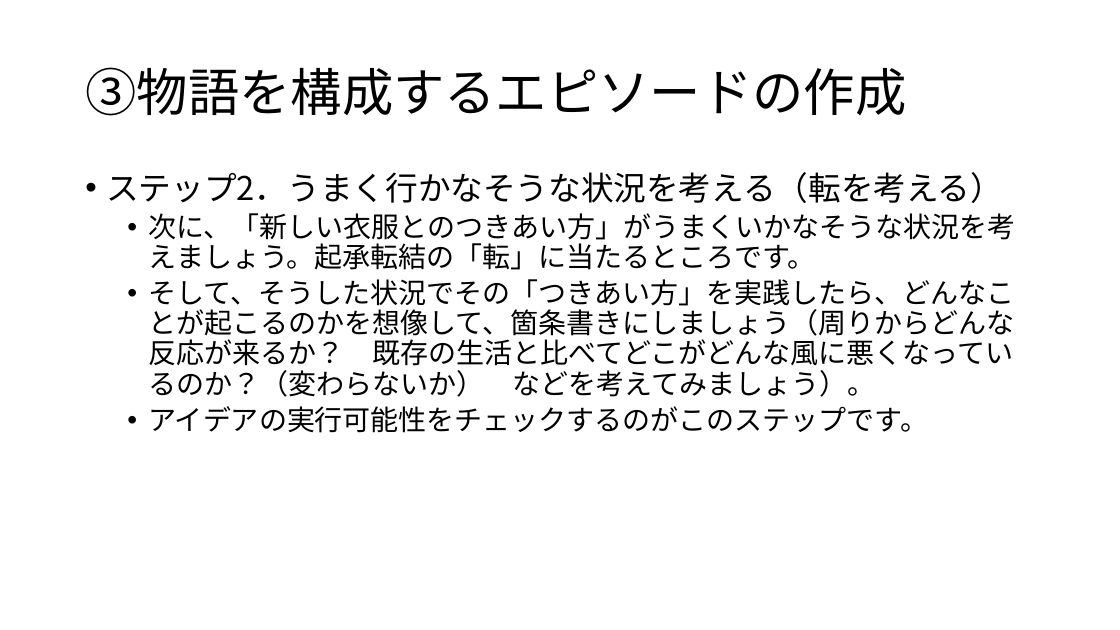
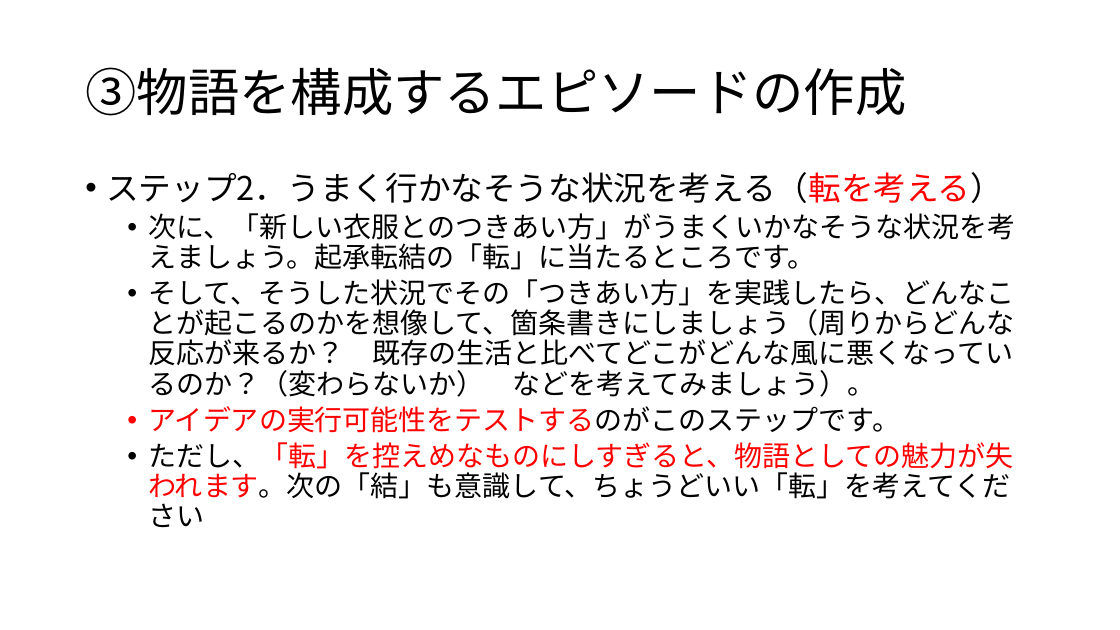
Before and after one commit to oyamadashin/remote, a slide deck: slide 12 of ゲーミングに使うあれこれ/プレイヤーへの指示/E2_物語のつくり方.pptx. Drawn at 1120x630 pixels with LibreOffice and Linux fonts; fonts in the diff are those of the drawing. Boxes give left, top, right and bottom in pixels: in the first picture for what was removed or moved away, otherwise in the second. Text is boxed around its words. In the diff, an @@ line names an element or a change of style, - is before the commit and + after.

```diff
--- a/ゲーミングに使うあれこれ/プレイヤーへの指示/E2_物語のつくり方.pptx
+++ b/ゲーミングに使うあれこれ/プレイヤーへの指示/E2_物語のつくり方.pptx
@@ text at bbox=[106, 172, 1003, 203]: text colour #000000 to #FF0000 in "ステップ2．うまく行かなそうな状況を考える（転を考える）" @@
@@ text at bbox=[148, 406, 1013, 527]: text changed; text colour #000000 to #FF0000 @@
-  • アイデアの実行可能性をチェックするのがこのステップです。
+  • アイデアの実行可能性をテストするのがこのステップです。
+  • ただし、「転」を控えめなものにしすぎると、物語としての魅力が失われます。次の「結」も意識して、ちょうどいい「転」を考えてください
```
Also in this commit, not shown: 10 other slides changed, 1 slide added, 6 other files.
